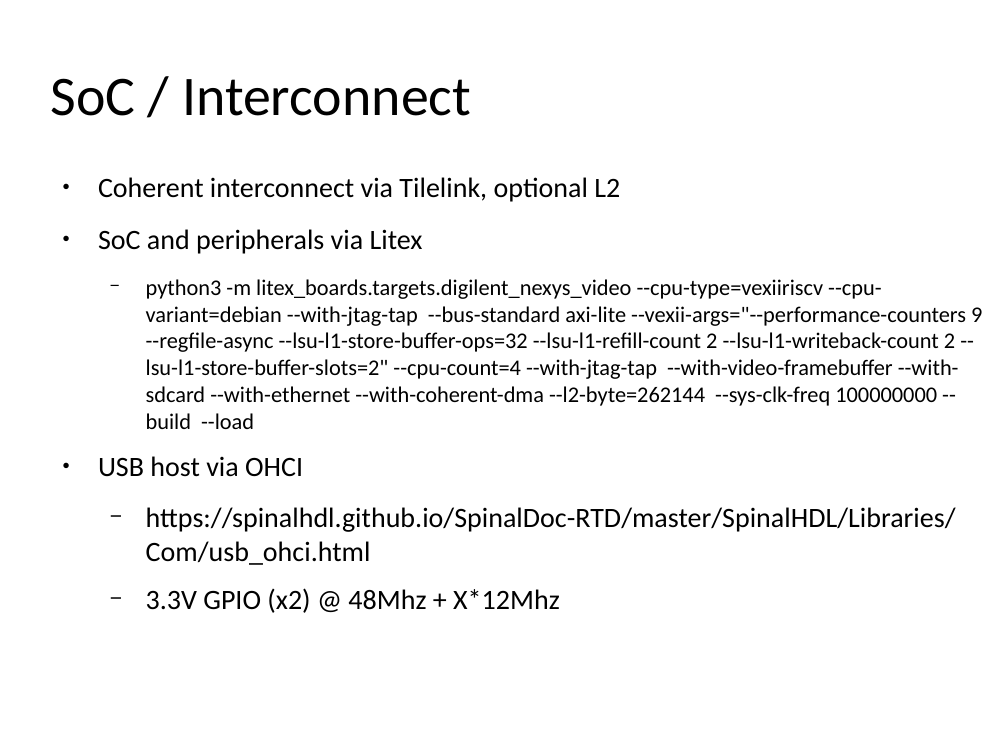
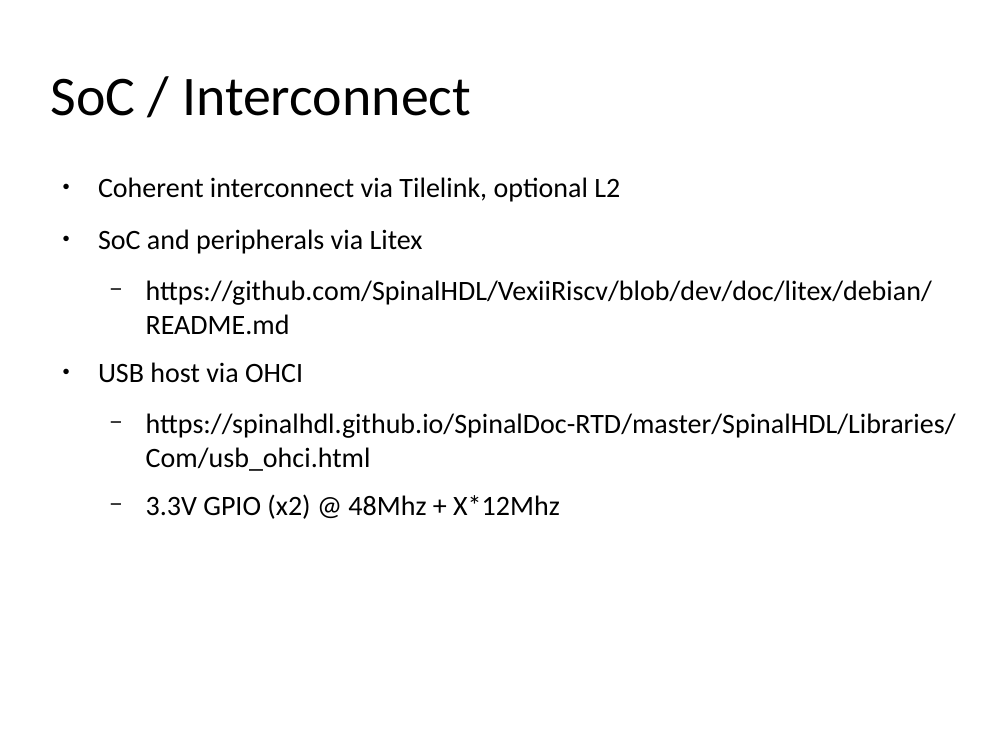
Before and after one commit to SpinalHDL/SpinalDoc, a slide deck: slide 5 of presentation/en/fsic_2024/fsic_2024.odp. Drawn at 1008x756 pixels with LibreOffice and Linux fonts; fonts in the diff are those of the drawing. Boxes give left, top, right and bottom in pixels: in the first picture for what was removed or moved away, otherwise in the second. Text is boxed around its words. In the diff, an @@ line names an element or a change of style, - is before the commit and + after.

```diff
--- a/presentation/en/fsic_2024/fsic_2024.odp
+++ b/presentation/en/fsic_2024/fsic_2024.odp
@@ text at bbox=[146, 280, 932, 334]: text changed; size 16 to 20 pt @@
-  − python3 -m litex_boards.targets.digilent_nexys_video --cpu-type=vexiiriscv --cpu-variant=debian --with-jtag-tap --bus-standard axi-lite --vexii-args="--performance-counters 9 --regfile-async --lsu-l1-store-buffer-ops=32 --lsu-l1-refill-count 2 --lsu-l1-writeback-count 2 --lsu-l1-store-buffer-slots=2" --cpu-count=4 --with-jtag-tap --with-video-framebuffer --with-sdcard --with-ethernet --with-coherent-dma --l2-byte=262144 --sys-clk-freq 100000000 --build --load
+  − https://github.com/SpinalHDL/VexiiRiscv/blob/dev/doc/litex/debian/README.md
```
Also in this commit, not shown: 2 other slides changed, 20 slides removed, 2 other files.
